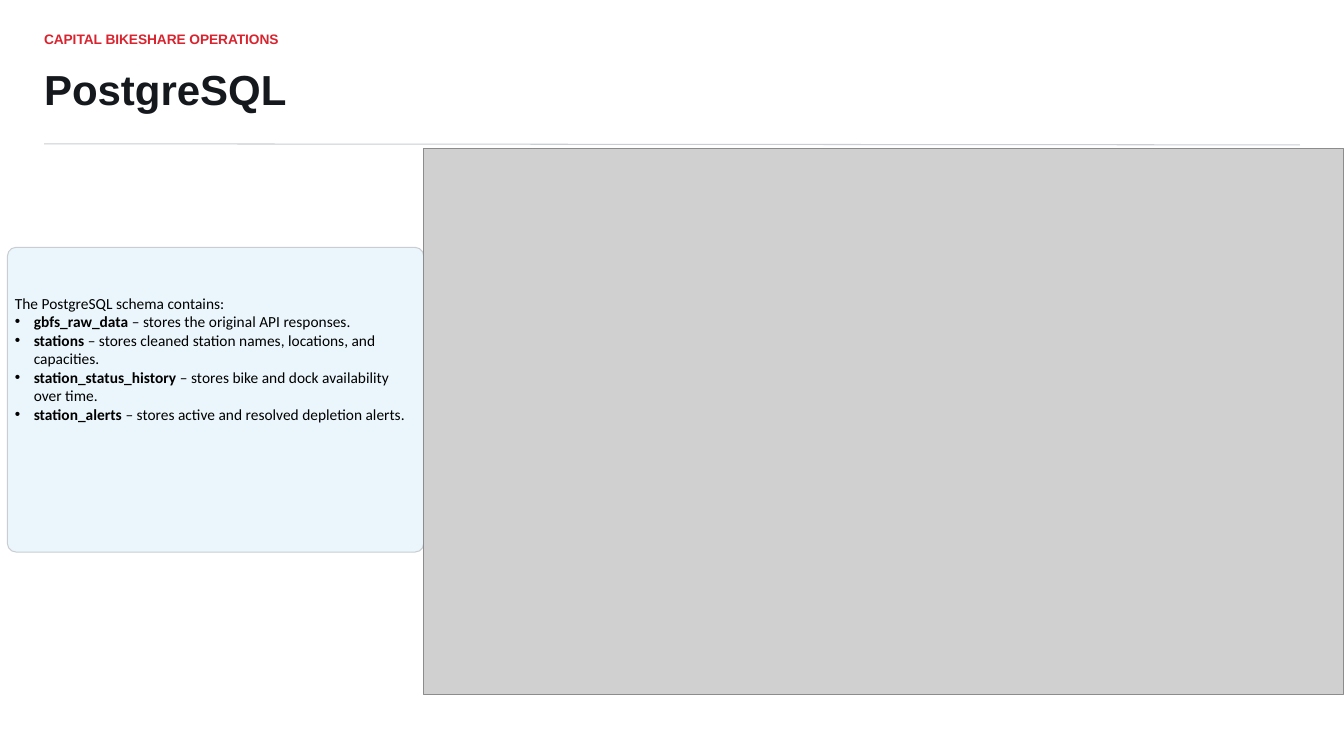
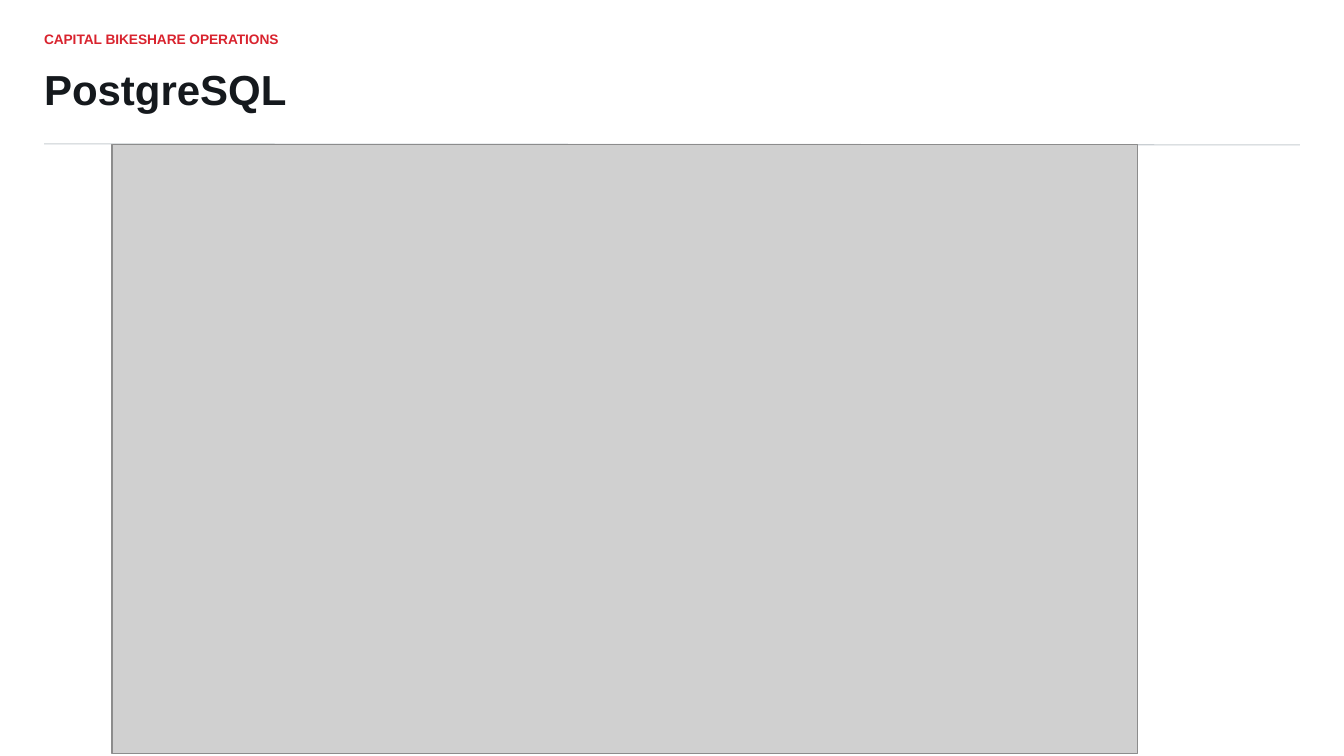
Before and after one commit to EyasuTes/Shared-Bikes-App, a slide deck: slide 7 of capital_bikeshare_operations_platform.pptx (slide 4 before the commit). Drawn at 1344x756 pixels with LibreOffice and Linux fonts; fonts in the diff are those of the drawing; grey boxes stand for pictures. Boxes give left, top, right and bottom in pixels: in the first picture for what was removed or moved away, otherwise in the second. Text is boxed around its words. In the diff, an @@ line names an element or a change of style, - is before the commit and + after.

```diff
--- a/capital_bikeshare_operations_platform.pptx
+++ b/capital_bikeshare_operations_platform.pptx
@@ picture: place and size @@
-picture at (423,148,1344,695)
+picture at (112,145,1138,754)
@@ rounded rectangle removed at (7,247,423,552) @@
@@ text removed at (15,298,405,423) @@
-The PostgreSQL schema contains:
-• gbfs_raw_data – stores the original API responses.
-• stations – stores cleaned station names, locations, and capacities.
-• station_status_history – stores bike and dock availability over time.
-• station_alerts – stores active and resolved depletion alerts.
```
Also in this commit, not shown: 2 other slides changed, 7 slides added, 1 slide removed.
